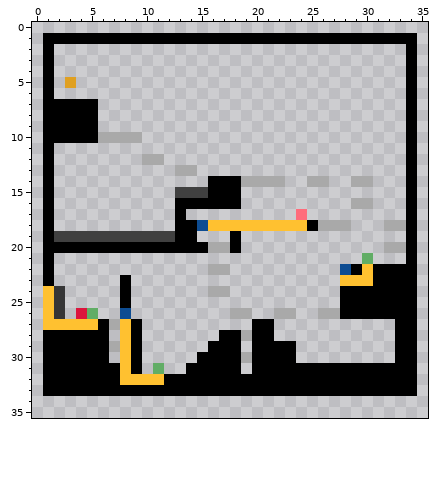
One commit to this pixel-art sprite: AridArnold/Content/Campaigns/MainCampaign/Levels/0411.png. This is how it looked before the edit.
The file is 36x36 pixels.
And afterwards:
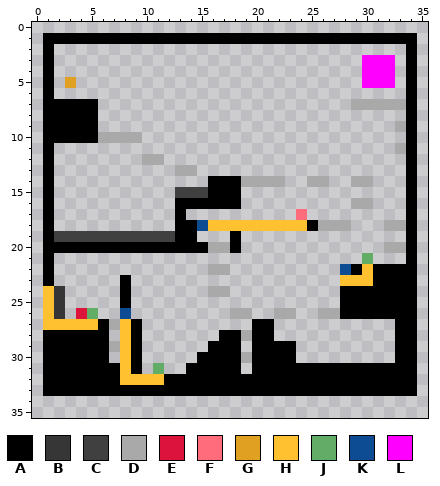
Palette (. is transparent): A #000000  B #363636  C #404040  D #a9a9a9  E #dc143c  F #ff6c7c  G #e0a021  H #ffc130  J #61ad65  K #0d4c92  L #fe00fe
Edits made:
Changed rows in their new state; - is an unchanged pixel.
first column x 29:
 3 -LLL-
 4 -LLL-
 5 -LLL-
 7 DDDDD
 9 ----D
11 ----D
